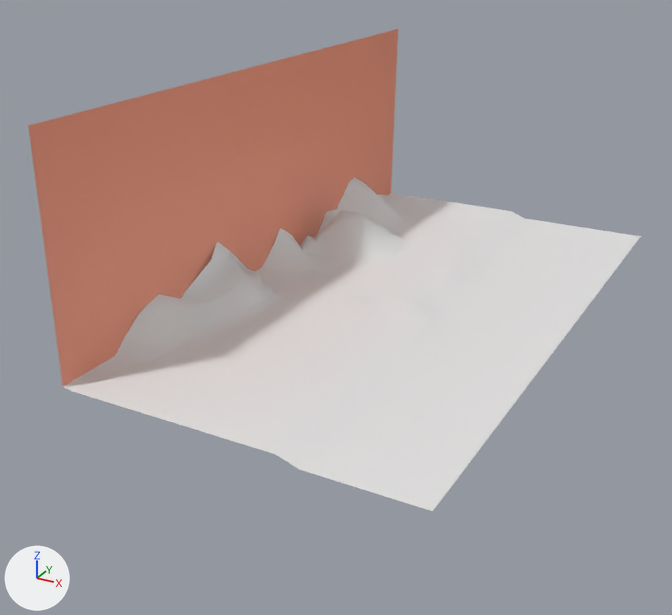
Renders of the Blender file Assets/Blenders/Map.blend from each side of a commit.
Before and after are seen from a 50 mm camera at (40.6, -82.2, 36.6) aimed at (1.3, -10.8, 0.9). Lighting does not change. The marker at lower left points along +X, +Y and +Z.

In view in the first picture: 'BG', 'Terrain'.
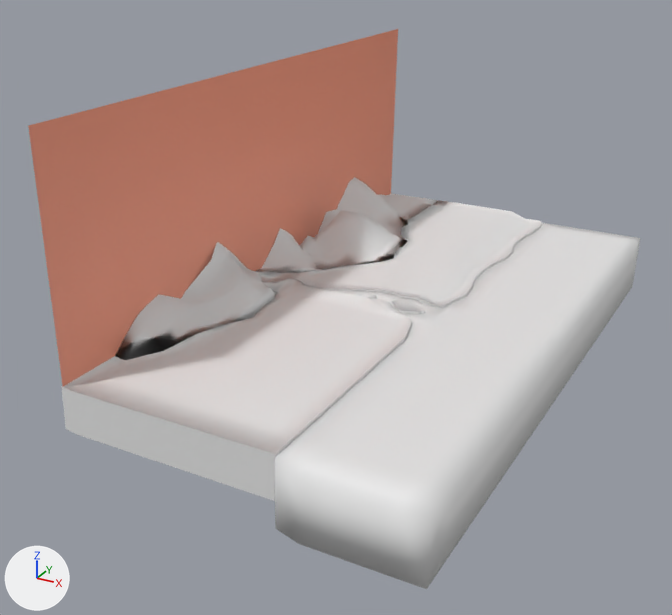
Commit message: Added thickness, separated water

Boxes [x1, y1, x2, y2] around the edits, measured in the pictures (672 x 615 px; the box of a moved part takes in the faces that stretch with it):
'Terrain', reshaped (17% narrower)
    before: [62, 177, 641, 511]
    after: [61, 177, 542, 501]
'Water', added
    after: [275, 223, 640, 589]
part 1 of me_terrain, moved or reshaped
    before: [275, 221, 641, 511]
    after: [61, 225, 542, 501]

Edits to the bpy script that builds the scene:
```text
Change me_terrain:
    used by ob_terrain; location = (5.3, -4.6, 1.1); scale = (10.0, 10.0, 10.0)
    remove me_terrain.from_pydata(...)  # 724 vertices, 701 faces, 2 loose edges; spans x -1.58..1.67, y -3.08..3.04, z -0.08..0.56
    add me_terrain.from_pydata(...)  # 693 vertices, 646 faces, 2 loose edges; spans x -1.58..0.53, y -3.08..3.04, z -0.47..0.56
    me_terrain part 1: 2 vertices moved from x 0.66..0.71, y -3.08..3.04, z -0.07 to x 0.45, y -3.08..3.04, z -0.47..-0.41; 174 vertices removed from x 0.49..1.67, y -3.08..3.04, z -0.07; 143 vertices added at x -1.57..0.51, y -3.08..3.04, z -0.47..-0.35
    remove me_terrain.materials.append(mat_water)  # white #e7e7e7
Add me_water:
    me_water.from_pydata(...)  # 512 vertices, 519 faces; spans x -1.57..1.67, y -3.08..3.04, z -0.69..0.01
    me_water.polygons.foreach_set('use_smooth', [True] * 519)
    me_water.materials.append(mat_water)  # white #e7e7e7
Add ob_water:
    ob_water = bpy.data.objects.new('Water', me_water)
    ob_water.location = (5.3, -4.6, 0.9)
    ob_water.scale = (10.0, 10.0, 10.0)
```
